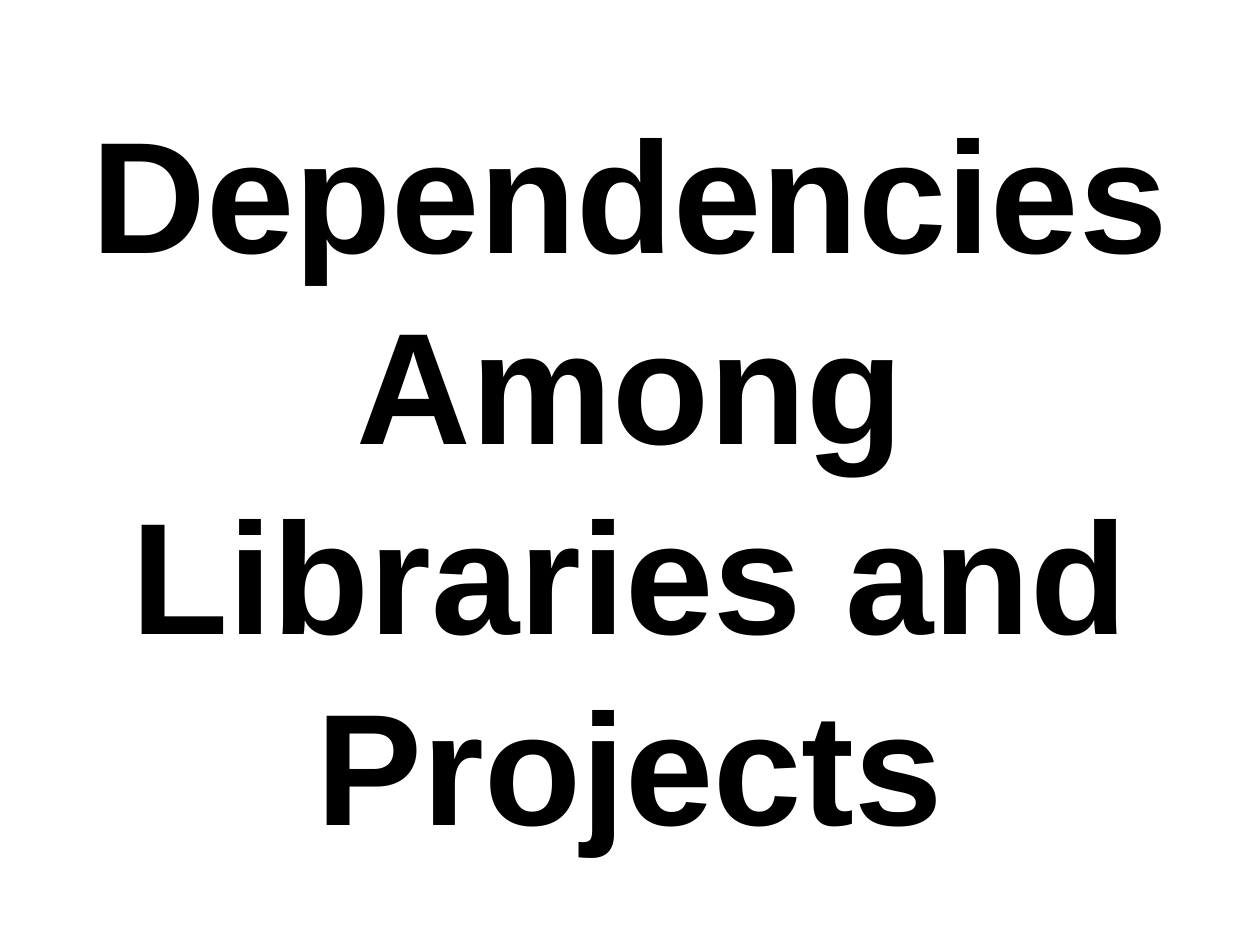
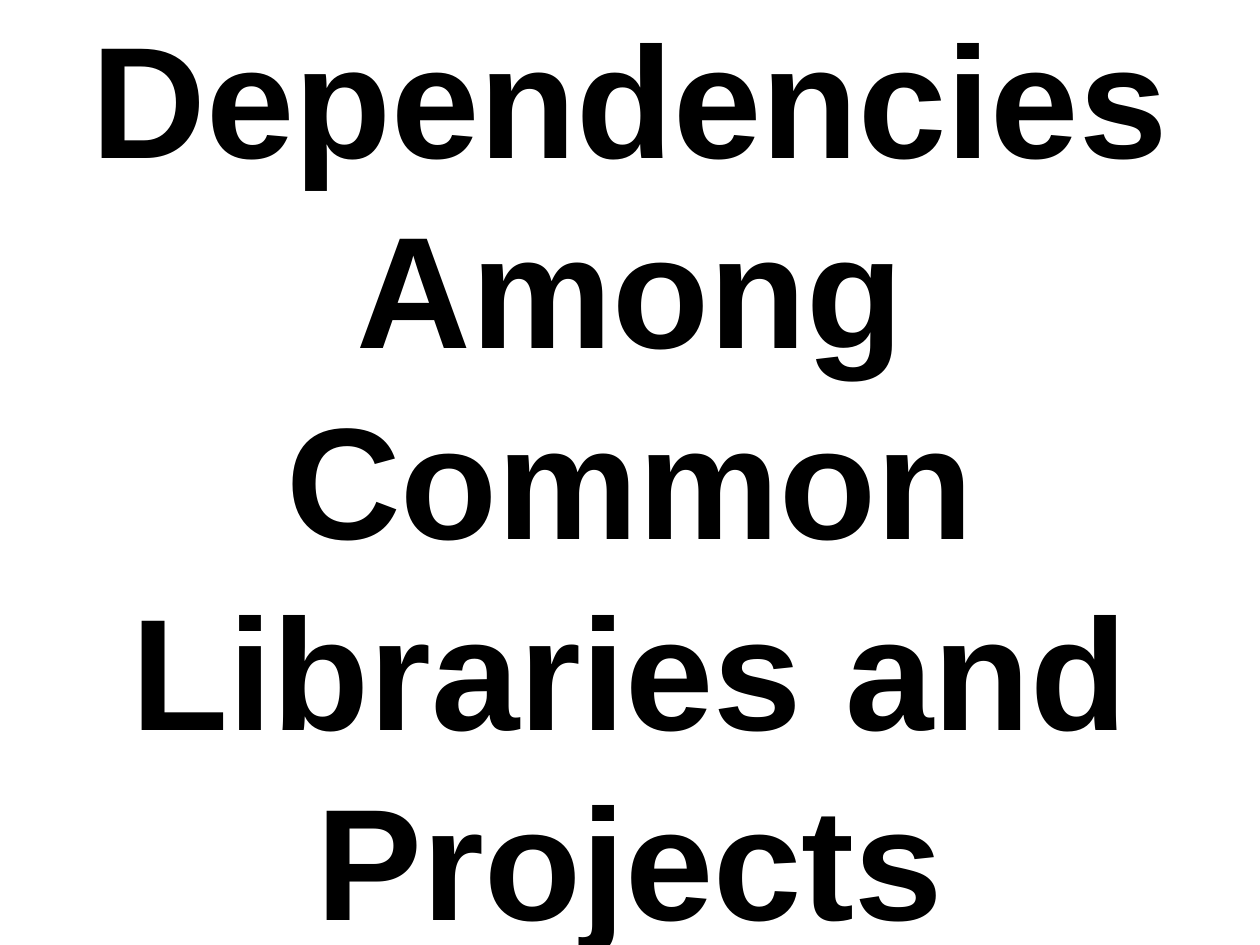
Before and after one commit to thewoolleyman/ci_for_the_rails_guy_or_gal, a slide deck: slide 40 of presentation/ci_for_the_web_2.0_guy_or_gal.odp (slide 39 before the commit). Drawn at 1260x945 pixels with LibreOffice and Linux fonts; fonts in the diff are those of the drawing. Boxes give left, top, right and bottom in pixels: in the first picture for what was removed or moved away, otherwise in the second. Text is boxed around its words. In the diff, an @@ line names an element or a change of style, - is before the commit and + after.

```diff
--- a/presentation/ci_for_the_web_2.0_guy_or_gal.odp
+++ b/presentation/ci_for_the_web_2.0_guy_or_gal.odp
@@ title at box(92, 43, 1168, 945): text changed @@
-Dependencies
-Among Libraries and
-Projects
+Dependencies
+Among Common Libraries and
+Projects
```
Also in this commit, not shown: 1 other slide changed, 3 slides added.
